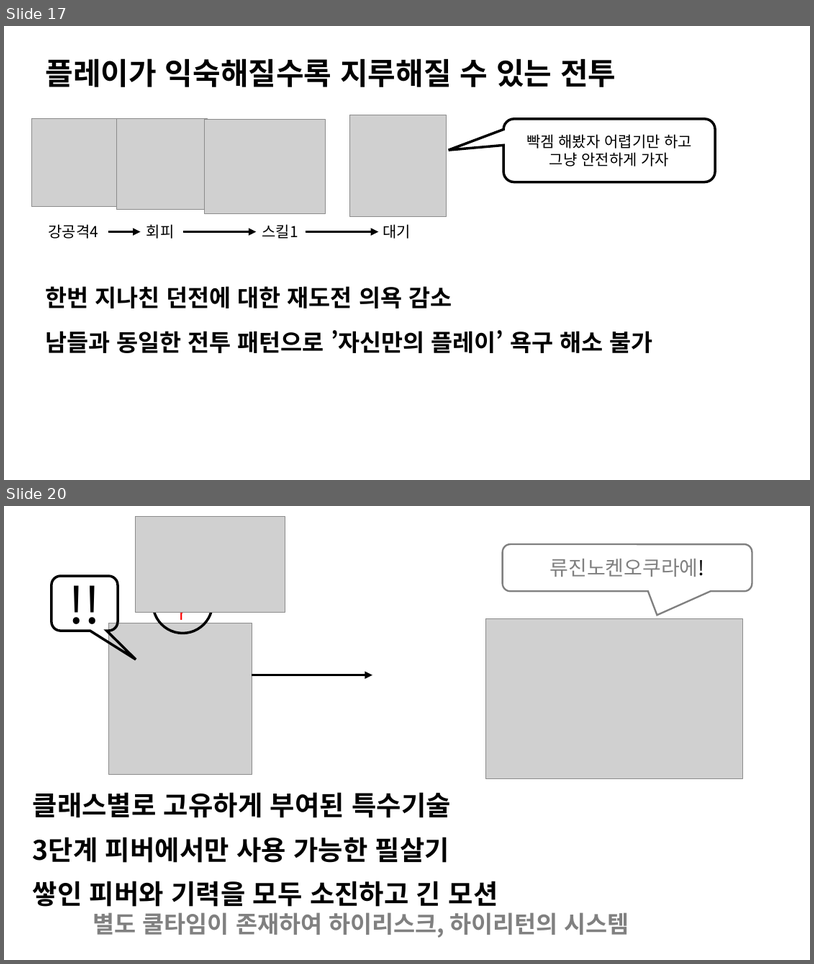
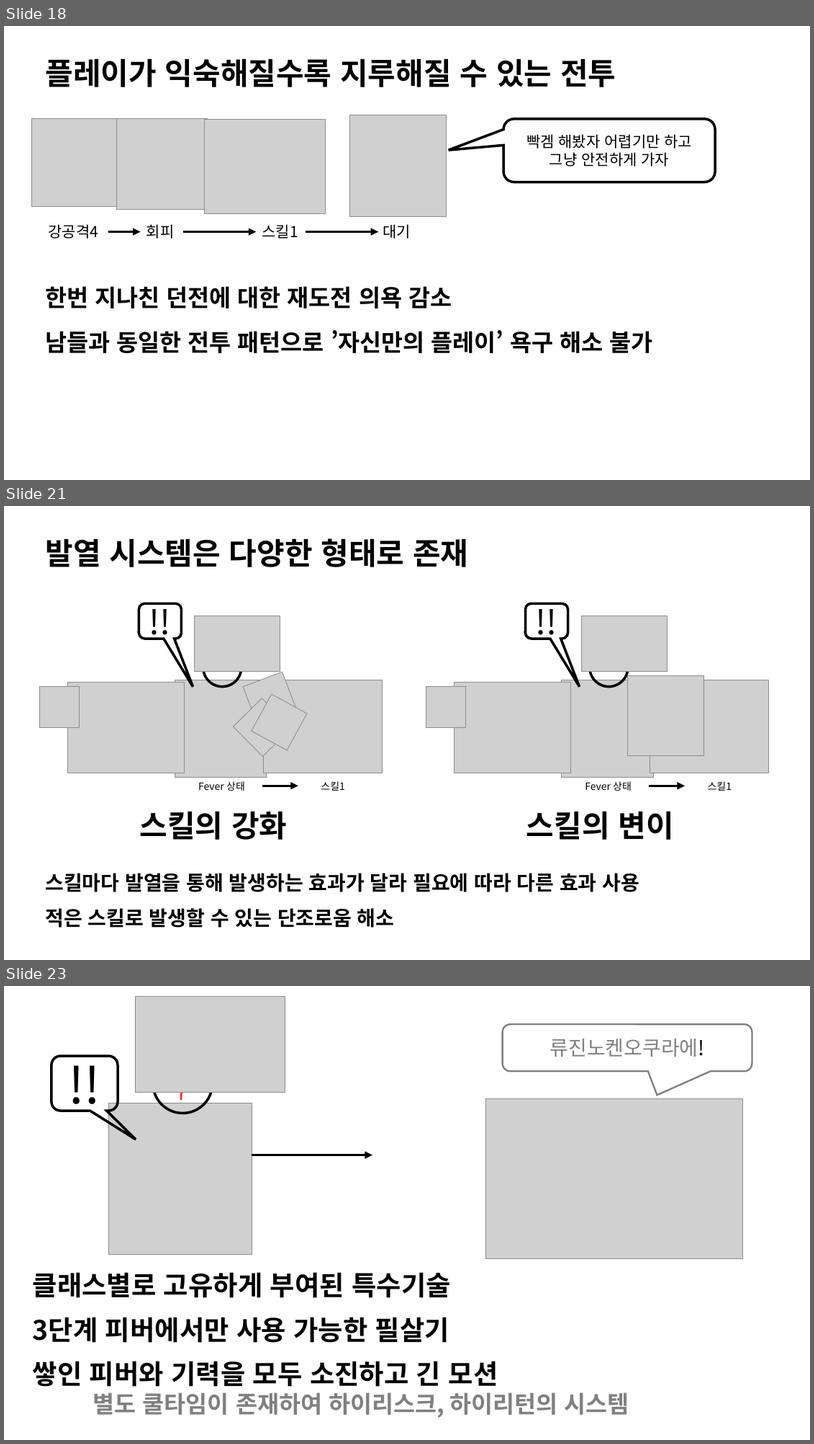
Before and after one commit to korleinster/gamebusdriver, a slide deck: documents/[13신창섭160802]졸업작품 제안서 1차수정.pptx. Shown one above the other, each under a label of ours: slides 17 and 20 before the commit, slides 18, 21 and 23 after it; the slides between them are not shown. The pictures are 814x964 and 814x1444 pixels, drawn with LibreOffice and Linux fonts; fonts in the diff are those of the drawing; grey boxes stand for pictures. Boxes give left, top, right and bottom in pixels: in the first picture for what was removed or moved away, otherwise in the second. Text is boxed around its words. In the diff, an @@ line names an element or a change of style, - is before the commit and + after.

Commit message:
[신창섭]
1. 테이블 엑셀 하나로 통합 작업
2. 시스템 기획서들 하나의 워드 문서로 통합작업 진행 중(조작 관련 기획서 완료). 이동하면서 기획서의 수정이 병행되고 있음.

```diff
--- a/documents/[13신창섭160802]졸업작품 제안서 1차수정.pptx
+++ b/documents/[13신창섭160802]졸업작품 제안서 1차수정.pptx
@@ slide 21 added at (4, 506, 810, 960), background #FFFFFF @@
@@ text added at (45, 538, 468, 567), 36 pt, text #000000, bold @@
+발열 시스템은 다양한 형태로 존재
@@ rounded speech box added at (139, 603, 181, 638), outline #000000 3 pt, 40 pt, text #000000 @@
+!!
@@ text added at (215, 612, 232, 656), 36 pt, text #FF0000 @@
+2
@@ rounded speech box added at (526, 603, 568, 638), outline #000000 3 pt, 40 pt, text #000000 @@
+!!
@@ text added at (602, 612, 618, 656), 36 pt, text #FF0000 @@
+2
@@ picture added at (194, 616, 280, 671) @@
@@ picture added at (581, 616, 669, 671) @@
@@ ellipse added at (203, 648, 242, 686), outline #000000 3 pt, 12 pt, text #FF0000 @@
+Fever
@@ ellipse added at (590, 648, 628, 686), outline #000000 3 pt, 12 pt, text #FF0000 @@
+Fever
@@ picture added at (243, 672, 296, 724) @@
@@ picture added at (628, 676, 705, 755) @@
@@ picture added at (40, 686, 80, 728) @@
@@ picture added at (67, 682, 184, 773) @@
@@ picture added at (175, 680, 267, 777) @@
@@ picture added at (234, 698, 292, 756) @@
@@ picture added at (252, 694, 307, 750) @@
@@ picture added at (263, 680, 383, 773) @@
@@ picture added at (426, 686, 466, 728) @@
@@ picture added at (454, 682, 571, 773) @@
@@ picture added at (562, 680, 653, 777) @@
@@ picture added at (650, 680, 769, 773) @@
@@ text added at (198, 781, 245, 790), 12 pt, text #000000 @@
+Fever 상태
@@ arrow added from (262, 785) to (298, 785), #000000 3 pt @@
@@ text added at (321, 781, 345, 790), 12 pt, text #000000 @@
+스킬1
@@ text added at (585, 781, 632, 790), 12 pt, text #000000 @@
+Fever 상태
@@ arrow added from (650, 785) to (685, 785), #000000 3 pt @@
@@ text added at (708, 781, 733, 790), 12 pt, text #000000 @@
+스킬1
@@ text added at (140, 811, 287, 839), 36 pt, text #000000, bold @@
+스킬의 강화
@@ text added at (527, 811, 674, 839), 36 pt, text #000000, bold @@
+스킬의 변이
@@ text added at (45, 872, 640, 892), 24 pt, text #000000, bold @@
+스킬마다 발열을 통해 발생하는 효과가 달라 필요에 따라 다른 효과 사용
@@ text added at (45, 908, 395, 927), 24 pt, text #000000, bold @@
+적은 스킬로 발생할 수 있는 단조로움 해소
@@ what was slide 17 is now slide 18 @@
@@ what was slide 20 is now slide 23 @@
```
Also in this commit, not shown: 5 slides changed, 2 other slides added, 21 other files.
